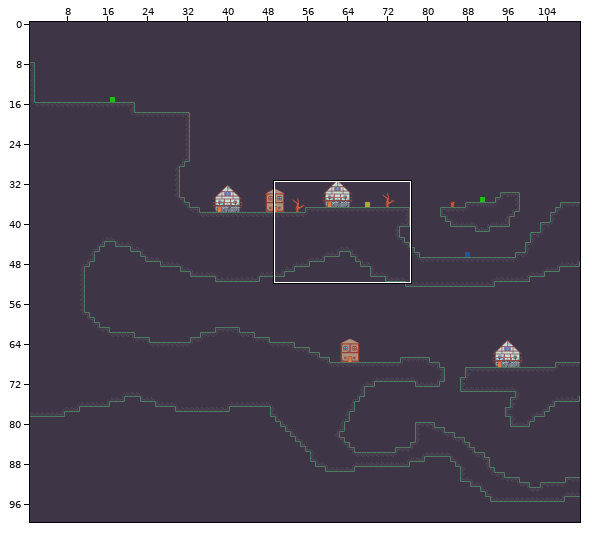
A Tiled map gets an edit: Assets/Maps/Level0.tmx. Above: a wide view before the commit, with the close-up outlined.
Close-up. Before the edit:
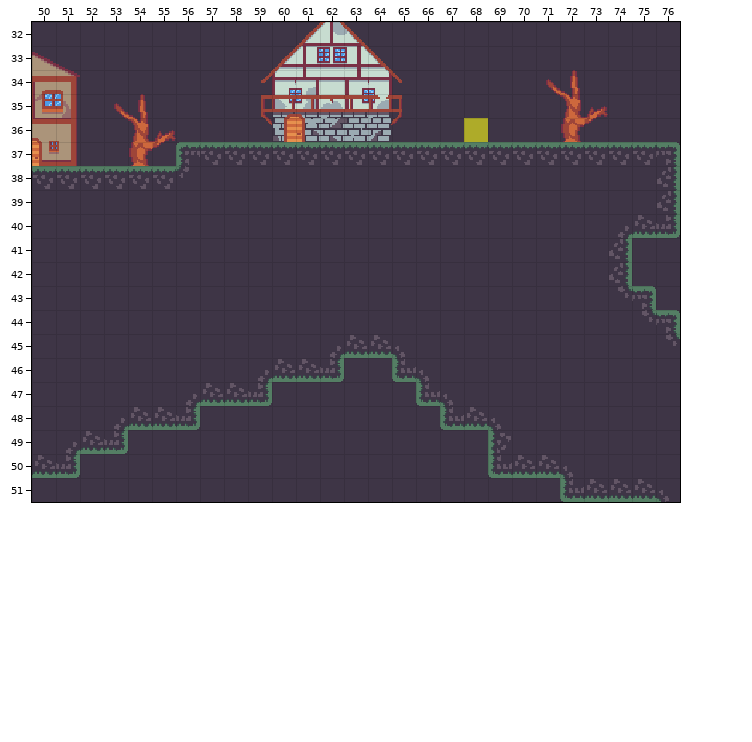
Cells are 16x16 px. Shown: x 50..76, y 32..51. The commit also changed other parts of the map, which this record leaves out.
After:
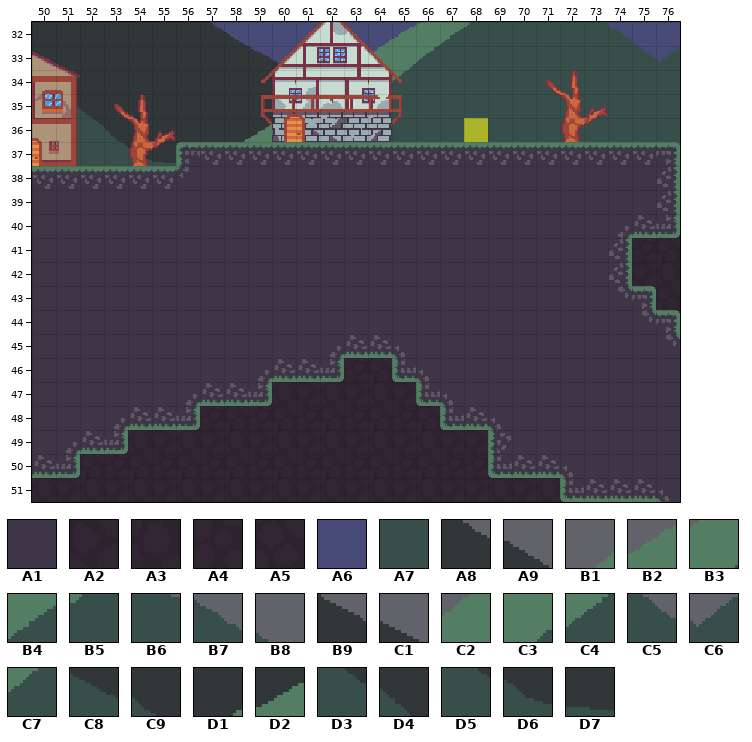
Key: from "tileset": A1 0, A2 217, A3 218, A4 251, A5 252, A6 646, A7 797, A8 818, A9 819, B1 825, B2 826, B3 827, B4 828, B5 829, B6 834, B7 835, B8 836, B9 854, C1 855, C2 859, C3 860, C4 861, C5 870, C6 871, C7 894, C8 947, C9 948, D1 955, D2 956, D3 982, D4 983, D5 1017, D6 1018, D7 1019.
__ is an empty cell.
Tiles of an added or newly shown layer are drawn over the layers below it.
Edits made:
Layer "Background1":
Tile A1 gives way to one hidden under a higher layer in row 32 at x 67 to 72; in row 33 at x 65 to 74; in row 34 at x 65 to 76; in row 35 at x 51 to 52 and 65 to 76; in row 36 at x 51 to 53, 58 to 59, 64 to 67 and 69 to 76; in row 37 at x 51 to 55.
Tile A1 gives way to one hidden under a higher layer in rows 41 to 42 at x 75 to 76; in row 43 at x 76.
Tile A1 gives way to tile A2 in row 47 at x 61, 63 and 65; in row 49 at x 55, 57, 59, 61, 63, 65 and 67 to 68; in row 51 at x 51, 53, 55, 57, 59, 61, 63, 65, 67 to 68 and 70.
Tile A1 gives way to tile A3 in row 47 at x 60, 62 and 64; in row 49 at x 54, 56, 58, 60, 62, 64 and 66; in row 51 at x 50, 52, 54, 56, 58, 60, 62, 64, 66, 69 and 71.
Tile A1 gives way to tile A4 in row 46 at x 63; in row 48 at x 57, 59, 61, 63 and 65; in row 50 at x 53, 55, 57, 59, 61, 63, 65 and 67 to 68.
Tile A1 gives way to tile A5 in row 46 at x 64; in row 48 at x 58, 60, 62, 64 and 66; in row 50 at x 52, 54, 56, 58, 60, 62, 64 and 66.
Tile A1 gives way to tile A6 in row 32 at x 57 to 61, 63 to 66 and 73 to 76; in row 33 at x 59 to 60, 64 and 75 to 76.
Layer "Background2" (added):
The edit adds tile A2 in row 42 at x 75.
The edit adds tile A3 in row 42 at x 76.
The edit adds tile A4 in row 41 at x 75.
The edit adds tile A5 in row 41 at x 76; in row 43 at x 76.
The edit adds tile A7 in row 32 at x 69 to 72; in row 33 at x 67 to 74; in row 34 at x 66 to 76; in row 35 at x 65 to 76; in row 36 at x 51, 64 to 67 and 69 to 76; in row 37 at x 51 to 52.
The edit adds tile A8 in row 32 at x 57.
The edit adds tile A9 in row 32 at x 58.
The edit adds tile B1 in row 32 at x 64.
The edit adds tile B2 in row 32 at x 65.
The edit adds tile B3 in row 32 at x 66.
The edit adds tile B4 in row 32 at x 67.
The edit adds tile B5 in row 32 at x 68.
The edit adds tile B6 in row 32 at x 73.
The edit adds tile B7 in row 32 at x 74.
The edit adds tile B8 in row 32 at x 75.
The edit adds tile B9 in row 33 at x 59.
The edit adds tile C1 in row 33 at x 60.
The edit adds tile C2 in row 33 at x 64.
The edit adds tile C3 in row 33 at x 65.
The edit adds tile C4 in row 33 at x 66.
The edit adds tile C5 in row 33 at x 75.
The edit adds tile C6 in row 33 at x 76.
The edit adds tile C7 in row 34 at x 65.
The edit adds tile C8 in row 35 at x 51.
The edit adds tile C9 in row 35 at x 52.
The edit adds tile D1 in row 36 at x 58.
The edit adds tile D2 in row 36 at x 59.
The edit adds tile D3 in row 36 at x 52.
The edit adds tile D4 in row 36 at x 53.
The edit adds tile D5 in row 37 at x 53.
The edit adds tile D6 in row 37 at x 54.
The edit adds tile D7 in row 37 at x 55.
